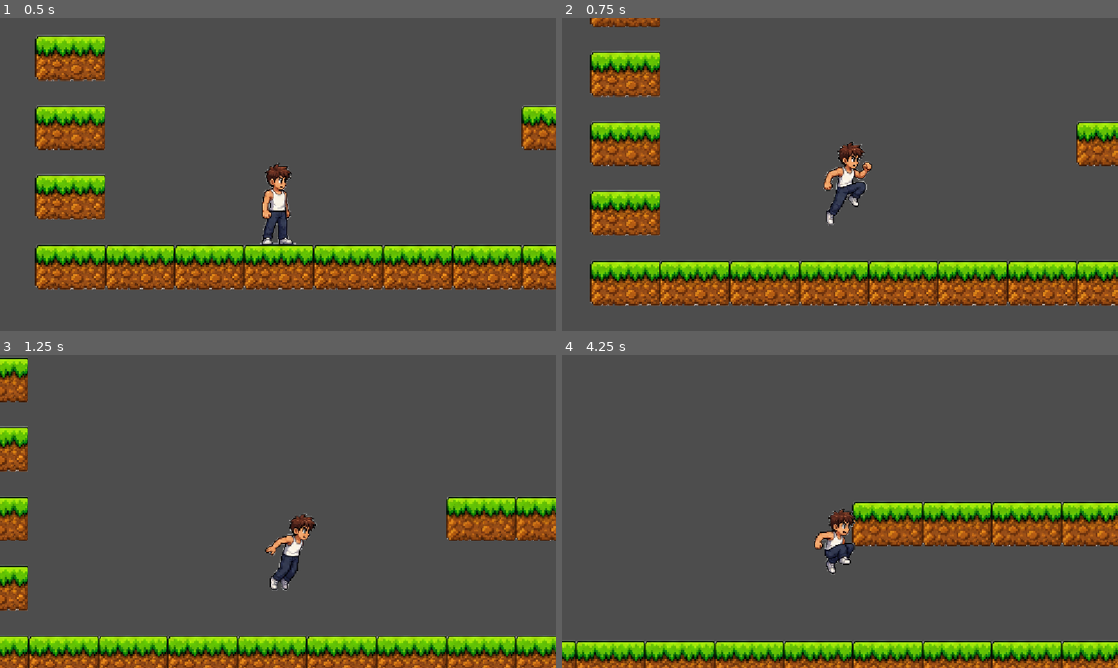
Above: before the commit, frames 1-4 (two rows, left to right).
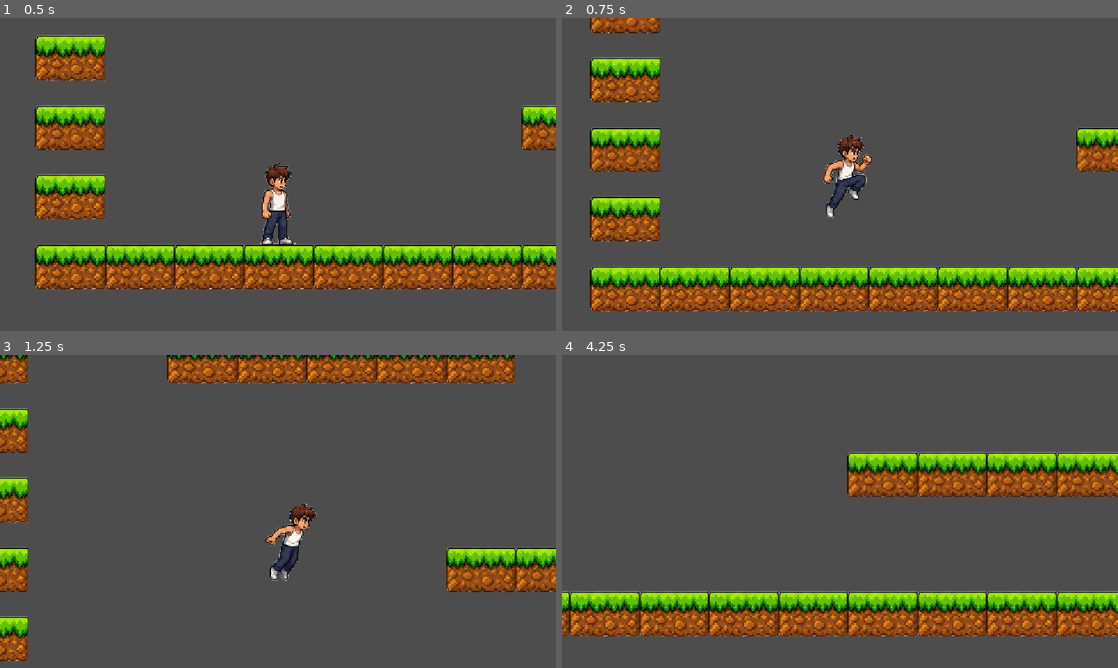
Above: after the commit, the same moments.

Repository: Antony-hash512/game-mashine
Game: Godot game, scene res://level.tscn
Same seed, same stepped clock (60 frames per second), same inputs: the game is played once before the commit and once after it. Sound files missing from this copy of the repository are replaced by a short silence.
Inputs:
- Up to frame 1 (0.5 s): no input
- Up to frame 2 (0.75 s): hold Right (move_right) from 0.53 s (still down); tap Space (jump) at 0.6 s
- Up to frame 3 (1.25 s): keep holding Right (move_right); tap Space (jump) at 0.77, 1.07 s
- Up to frame 4 (4.25 s): tap Space (jump) at 1.35, 1.52, 1.82, 2.1, 2.85, 3.02, 3.32, 3.6, 3.77, 4.07 s; release Right (move_right) at 2.03 s; hold Left (move_left) 2.03-2.78 s; hold Right (move_right) from 2.78 s (still down)

Frame 1 is identical in both runs. In frame 2, 21% of the frame differs, in the area x 5-100%, y 0-94%; in frame 3, 27%; in frame 4, 38%, in the area x 0-100%, y 30-100%.

Commit message:
refactor: adjust player collision shape dimensions and position for improved movement handling

Diff:
--- a/level.gd
+++ b/level.gd
@@ -49,12 +49,13 @@
 		# Настраиваем коллайдер для этого тайла
 		var tile_data = atlas_source.get_tile_data(Vector2i(0, 0), 0)
 		if tile_data:
-			# Коллайдер на всю ячейку 180x180
+			# Коллайдер только на видимую часть плитки (высота 117 пикселей от верха)
+			# Относительно центра ячейки (90, 90): верх равен -90, низ равен -90 + 117 = +27
 			var collision_points = PackedVector2Array([
 				Vector2(-TILE_SIZE / 2.0, -TILE_SIZE / 2.0),
 				Vector2(TILE_SIZE / 2.0, -TILE_SIZE / 2.0),
-				Vector2(TILE_SIZE / 2.0, TILE_SIZE / 2.0),
-				Vector2(-TILE_SIZE / 2.0, TILE_SIZE / 2.0)
+				Vector2(TILE_SIZE / 2.0, 27.0),
+				Vector2(-TILE_SIZE / 2.0, 27.0)
 			])
 			tile_data.add_collision_polygon(0)
 			tile_data.set_collision_polygon_points(0, 0, collision_points)
--- a/player.gd
+++ b/player.gd
@@ -4,7 +4,7 @@
 @export var speed: float = 400.0
 @export var acceleration: float = 1800.0
 @export var friction: float = 1400.0
-@export var jump_velocity: float = -800.0
+@export var jump_velocity: float = -1050.0
 
 # Сила тяжести
 var gravity: float = 2000.0
--- a/player.tscn
+++ b/player.tscn
@@ -5,7 +5,7 @@
 [ext_resource type="AudioStream" path="res://assets/audio/sounds/sfx_jump_16bit_quality_01.wav" id="3_jump_sound"]
 
 [sub_resource type="RectangleShape2D" id="RectangleShape2D_player"]
-size = Vector2(64, 208)
+size = Vector2(64, 180)
 
 [node name="Player" type="CharacterBody2D"]
 script = ExtResource("1_script")
@@ -16,7 +16,7 @@
 vframes = 3
 
 [node name="CollisionShape2D" type="CollisionShape2D" parent="."]
-position = Vector2(0, 75)
+position = Vector2(0, 89)
 shape = SubResource("RectangleShape2D_player")
 
 [node name="Camera2D" type="Camera2D" parent="."]
